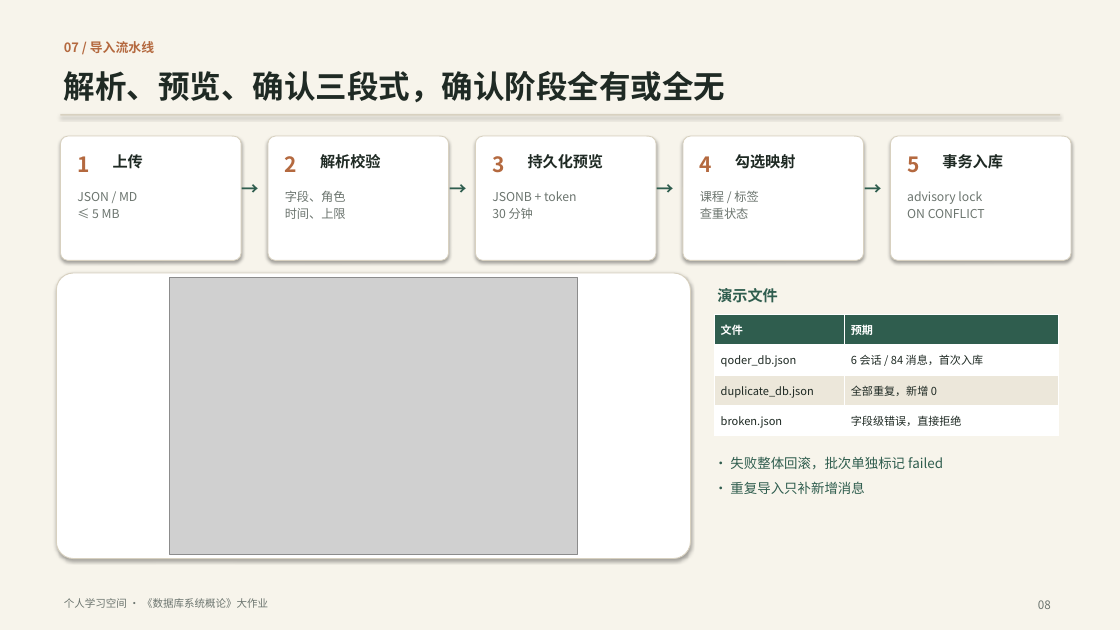
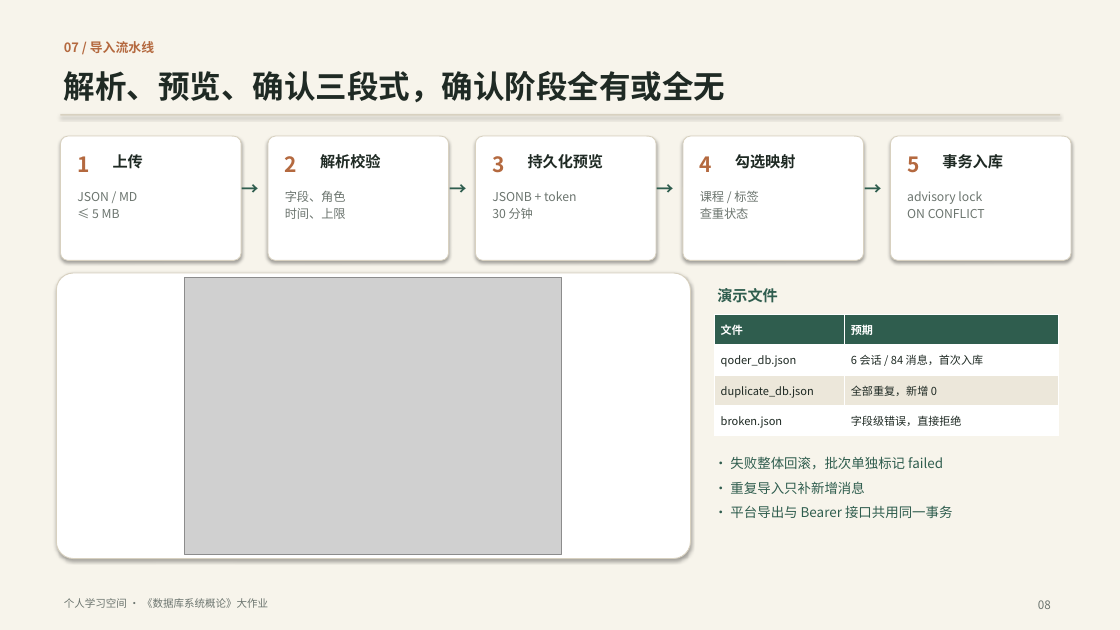
Before and after one commit to ycl-berserk/2026Database, a slide deck: slide 8 of docs/汇报.pptx. Drawn at 1120x630 pixels with LibreOffice and Linux fonts; fonts in the diff are those of the drawing; grey boxes stand for pictures. Boxes give left, top, right and bottom in pixels: in the first picture for what was removed or moved away, otherwise in the second. Text is boxed around its words. In the diff, an @@ line names an element or a change of style, - is before the commit and + after.

```diff
--- a/docs/汇报.pptx
+++ b/docs/汇报.pptx
@@ picture: place and size @@
-picture at bbox=[170, 277, 578, 555]
+picture at bbox=[185, 277, 562, 555]
@@ text at bbox=[730, 505, 952, 518]: paragraph added @@
+• 平台导出与 Bearer 接口共用同一事务
```
Also in this commit, not shown: 7 other slides changed, 46 other files.
